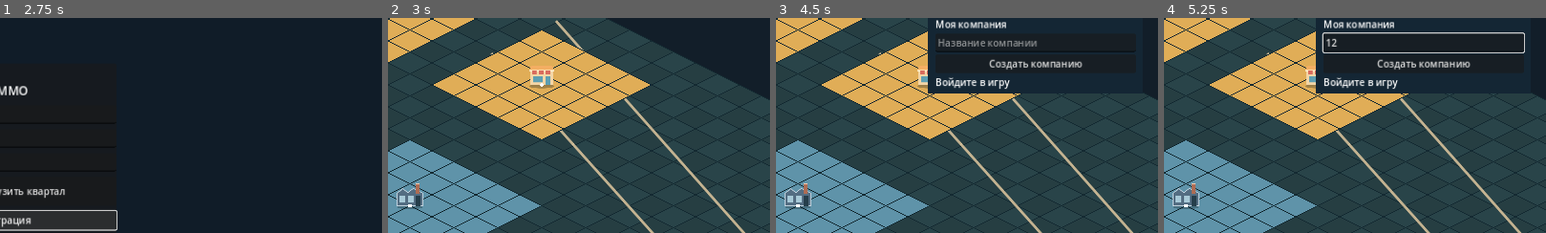
Above: before the commit, frames 1-4 (left to right).
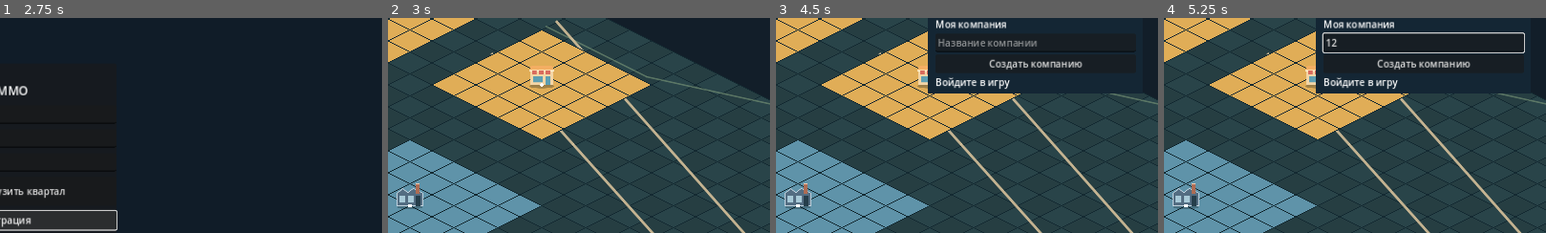
Above: after the commit, the same moments.

Repository: maillunex-lang/basheco
Game: Godot game, scene res://scenes/world.tscn
Same seed, same stepped clock (60 frames per second), same inputs: the game is played once before the commit and once after it.
Inputs (mouse positions are % of the whole screen's width and height, from its top left):
- Up to frame 1 (2.75 s): click (50, 36) at 0.52 s; type "12" at 0.6 s; click (50, 42) at 0.75 s; type "12" at 0.83 s; click (50, 48) at 0.98 s; type "12" at 1.07 s; click "Войти и загрузить квартал" at 1.25 s; click "Регистрация" at 2 s
- Up to frame 2 (3 s): click "Посмотреть карту без входа" at 2.75 s
- Up to frame 3 (4.5 s): click "Карта" at 3.5 s; click "Компания" at 4.25 s
- Up to frame 4 (5.25 s): click (84, 20) at 5.02 s; type "12" at 5.1 s
The pictures show only the part of the screen within x 50-100%, y 14-64%; the shares and areas given below are measured in that part.

Frame 1 is identical in both runs. In frame 2, 0.5% of the frame differs, in the area x 41-100%, y 3-41%; in frame 3, less than 0.1%; in frame 4, less than 0.1%.

Commit message:
feat(terrain): render actual SRTM contour lines in Ufa and village pilots

Diff:
--- a/client/scripts/geo_background.gd
+++ b/client/scripts/geo_background.gd
@@ -9,6 +9,8 @@
 const MAX_FEATURES := 10000
 var features: Array = []
 var cached_geometry: Array = []
+var terrain_segments: Array = []
+var terrain_range := Vector2.ZERO
 var manifest: Dictionary = {}
 var ready := false
 
@@ -18,6 +20,8 @@
     metres_per_tile = 6.0 if location_id == "mikhailovka" else 4.0
     features.clear()
     cached_geometry.clear()
+    terrain_segments.clear()
+    terrain_range = Vector2.ZERO
     manifest.clear()
     if not SOURCES.has(location_id):
         return
@@ -65,7 +69,58 @@
             maximum = maximum.max(tile)
         if tiles.size() >= 2:
             cached_geometry.append({"kind": str(feature.get("kind", "")), "tiles": tiles, "minimum": minimum, "maximum": maximum})
+    _load_elevation(location_id)
     ready = true
+
+func _load_elevation(location_id: String) -> void:
+    var file := FileAccess.open("res://data/" + location_id + "_elevation_pilot.json", FileAccess.READ)
+    if file == null:
+        return
+    var data: Variant = JSON.parse_string(file.get_as_text())
+    if typeof(data) != TYPE_DICTIONARY or str(data.get("location_id", "")) != location_id:
+        return
+    if str(data.get("dataset", "")) != "srtm30m":
+        return
+    var width := int(data.get("width", 0))
+    var height := int(data.get("height", 0))
+    var elevations: Array = data.get("elevations_m", [])
+    var bbox: Array = data.get("bbox_lonlat", [])
+    if width < 2 or height < 2 or elevations.size() != width * height or bbox.size() != 4:
+        return
+    var origin_lon := float(manifest.get("origin_lon", 0))
+    var origin_lat := float(manifest.get("origin_lat", 0))
+    var grid: Array = []
+    var lowest := INF
+    var highest := -INF
+    for y in range(height):
+        for x in range(width):
+            var lon := lerpf(float(bbox[0]), float(bbox[2]), float(x) / float(width - 1))
+            var lat := lerpf(float(bbox[1]), float(bbox[3]), float(y) / float(height - 1))
+            var east := 6378137.0 * deg_to_rad(lon - origin_lon) * cos(deg_to_rad(origin_lat))
+            var south := -6378137.0 * deg_to_rad(lat - origin_lat)
+            grid.append({"tile": to_tile([east, south]), "height": float(elevations[y * width + x])})
+            lowest = minf(lowest, float(elevations[y * width + x]))
+            highest = maxf(highest, float(elevations[y * width + x]))
+    terrain_range = Vector2(lowest, highest)
+    for level in range(int(ceil(lowest / 10.0)) * 10, int(floor(highest / 10.0)) * 10 + 1, 10):
+        for y in range(height - 1):
+            for x in range(width - 1):
+                var a: Dictionary = grid[y * width + x]
+                var b: Dictionary = grid[y * width + x + 1]
+                var c: Dictionary = grid[(y + 1) * width + x + 1]
+                var d: Dictionary = grid[(y + 1) * width + x]
+                var crossings: Array[Vector2] = []
+                for edge in [[a, b], [b, c], [c, d], [d, a]]:
+                    var h0 := float(edge[0]["height"])
+                    var h1 := float(edge[1]["height"])
+                    if (h0 < level and h1 >= level) or (h1 < level and h0 >= level):
+                        var t := (float(level) - h0) / (h1 - h0)
+                        crossings.append((edge[0]["tile"] as Vector2).lerp(edge[1]["tile"], t))
+                if crossings.size() == 2:
+                    terrain_segments.append([crossings[0], crossings[1]])
+                elif crossings.size() == 4:
+                    terrain_segments.append([crossings[0], crossings[1]])
+                    terrain_segments.append([crossings[2], crossings[3]])
 
 func to_tile(point_m: Array) -> Vector2:
     return origin_tile + Vector2(float(point_m[0]), float(point_m[1])) / metres_per_tile
@@ -73,6 +128,12 @@
 func render(world: Node2D, visible_bounds: Array[int]) -> void:
     if not ready:
         return
+    for segment in terrain_segments:
+        var a: Vector2 = segment[0]
+        var b: Vector2 = segment[1]
+        if maxf(a.x, b.x) < visible_bounds[0] or minf(a.x, b.x) > visible_bounds[2] or maxf(a.y, b.y) < visible_bounds[1] or minf(a.y, b.y) > visible_bounds[3]:
+            continue
+        world.draw_line(world.project_point(a.x, a.y), world.project_point(b.x, b.y), Color("#91ae86", 0.48), 1.2, true)
     for item in cached_geometry:
         var kind: String = item["kind"]
         var min_tile: Vector2 = item["minimum"]
